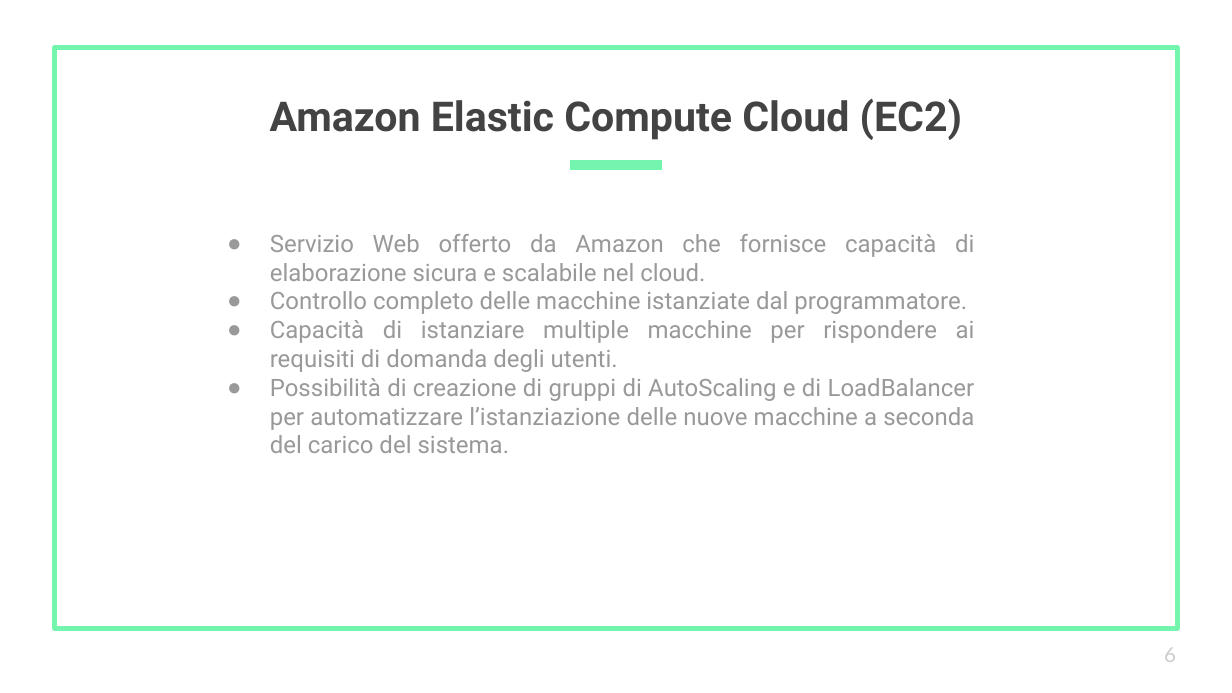
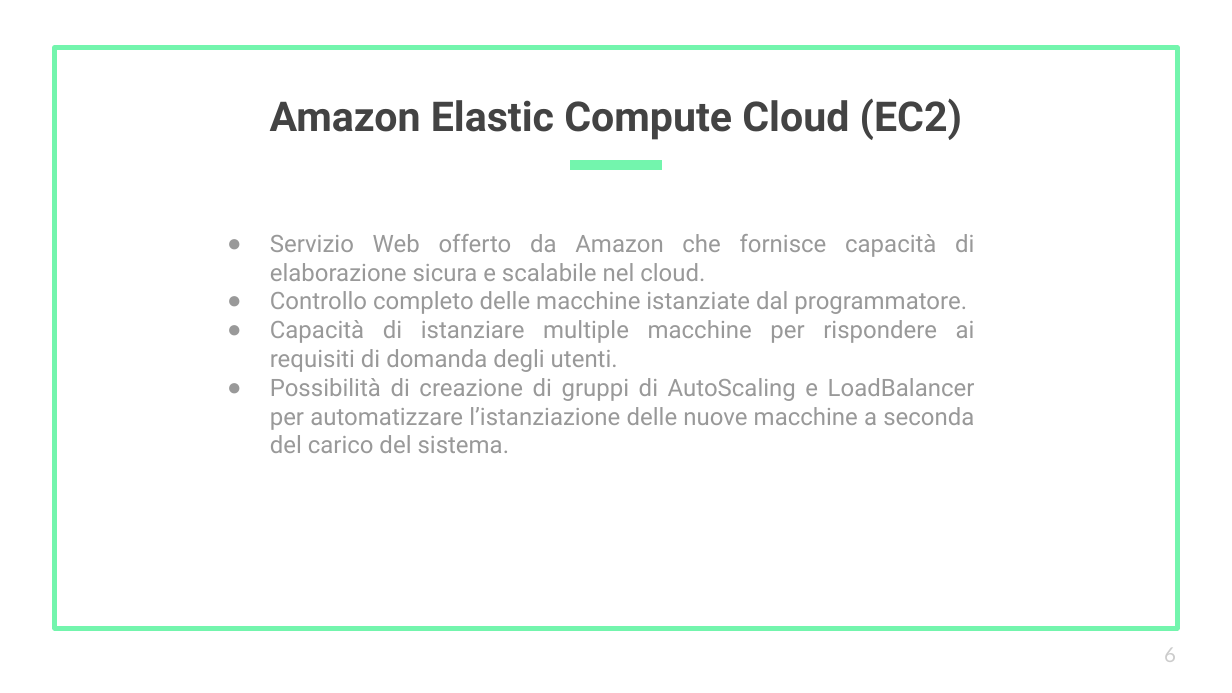
Before and after one commit to GlaAndry/SitoProgCardellini, a slide deck: slide 6 of Relazione/Architettura Progetto SDCC Mazzola Alessio.pptx. Drawn at 1232x693 pixels with LibreOffice and Linux fonts; fonts in the diff are those of the drawing. Boxes give left, top, right and bottom in pixels: in the first picture for what was removed or moved away, otherwise in the second. Text is boxed around its words. In the diff, an @@ line names an element or a change of style, - is before the commit and + after.

```diff
--- a/Relazione/Architettura Progetto SDCC Mazzola Alessio.pptx
+++ b/Relazione/Architettura Progetto SDCC Mazzola Alessio.pptx
@@ text at [270,378,975,453]: text changed @@
-● Possibilità di creazione di gruppi di AutoScaling e di LoadBalancer per automatizzare l’istanziazione delle nuove macchine a seconda del carico del sistema.
+● Possibilità di creazione di gruppi di AutoScaling e LoadBalancer per automatizzare l’istanziazione delle nuove macchine a seconda del carico del sistema.
```
Also in this commit, not shown: 2 other files.
